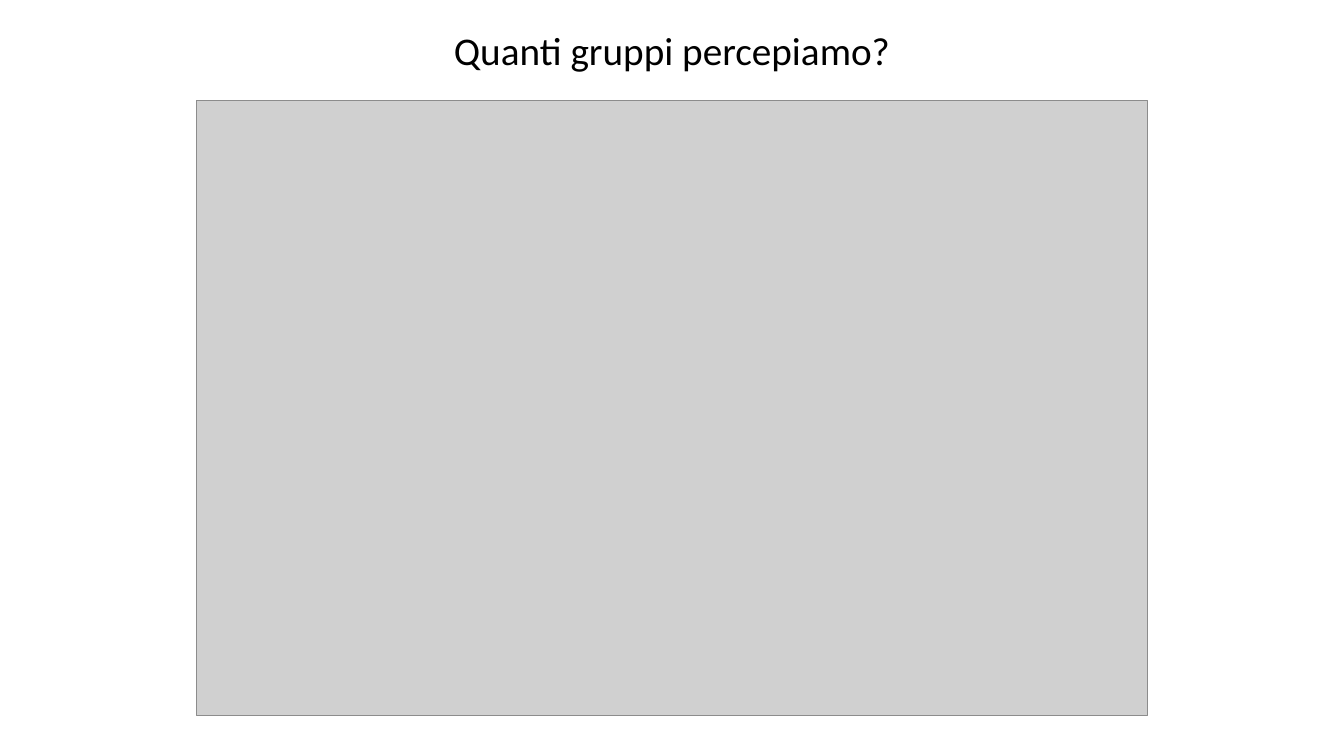
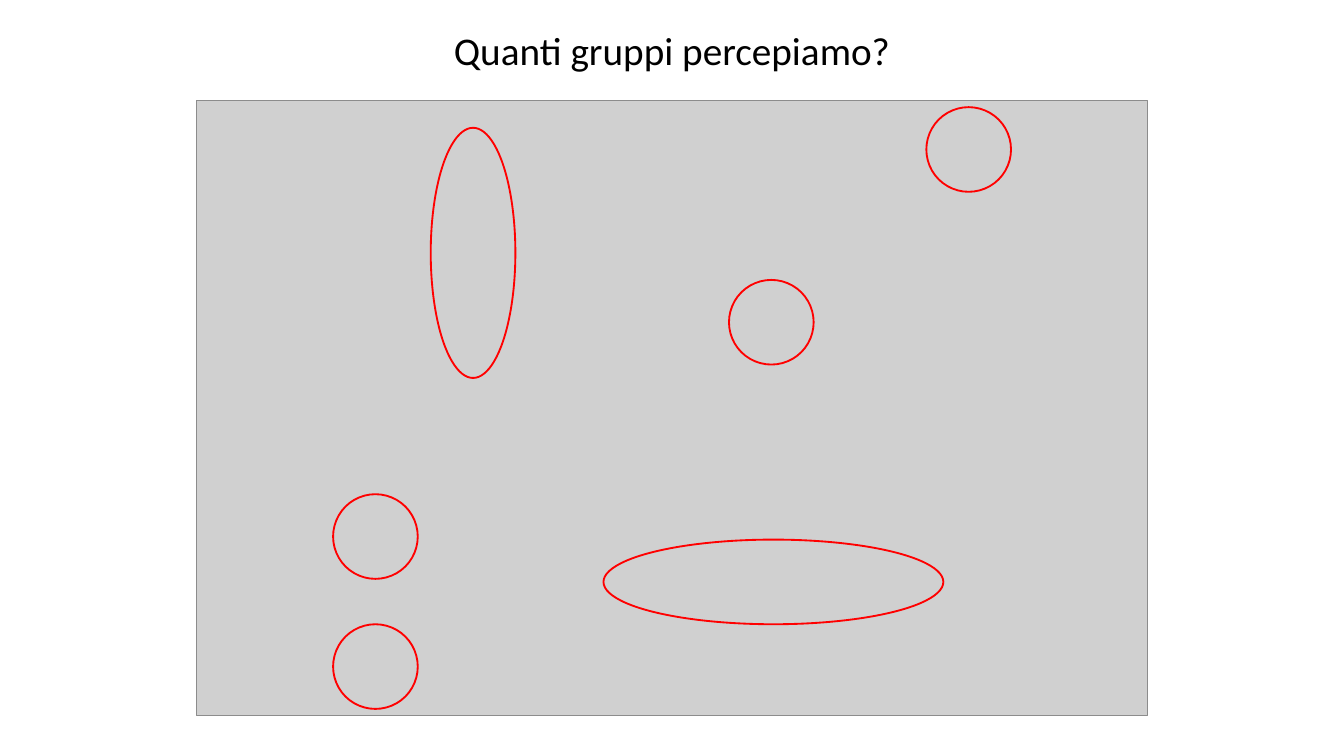
Before and after one commit to Teolul/Dot_Patterns_Perceptual_Grouping_RDG_vs_K-means, a slide deck: slide 4 of presentationITA.pptx (slide 3 before the commit). Drawn at 1344x756 pixels with LibreOffice and Linux fonts; fonts in the diff are those of the drawing; grey boxes stand for pictures; background and template pictures are left out. Boxes give left, top, right and bottom in pixels: in the first picture for what was removed or moved away, otherwise in the second. Text is boxed around its words. In the diff, an @@ line names an element or a change of style, - is before the commit and + after.

```diff
--- a/presentationITA.pptx
+++ b/presentationITA.pptx
@@ ellipse added at [926, 108, 1011, 192], outline #FF0000 1 pt @@
@@ ellipse added at [431, 128, 516, 378], outline #FF0000 1 pt @@
@@ ellipse added at [728, 280, 813, 364], outline #FF0000 1 pt @@
@@ ellipse added at [333, 495, 418, 579], outline #FF0000 1 pt @@
@@ ellipse added at [603, 540, 943, 625], outline #FF0000 1 pt @@
@@ ellipse added at [333, 625, 418, 710], outline #FF0000 1 pt @@
```
Also in this commit, not shown: 12 other slides changed, 5 slides added, 3 other files.
